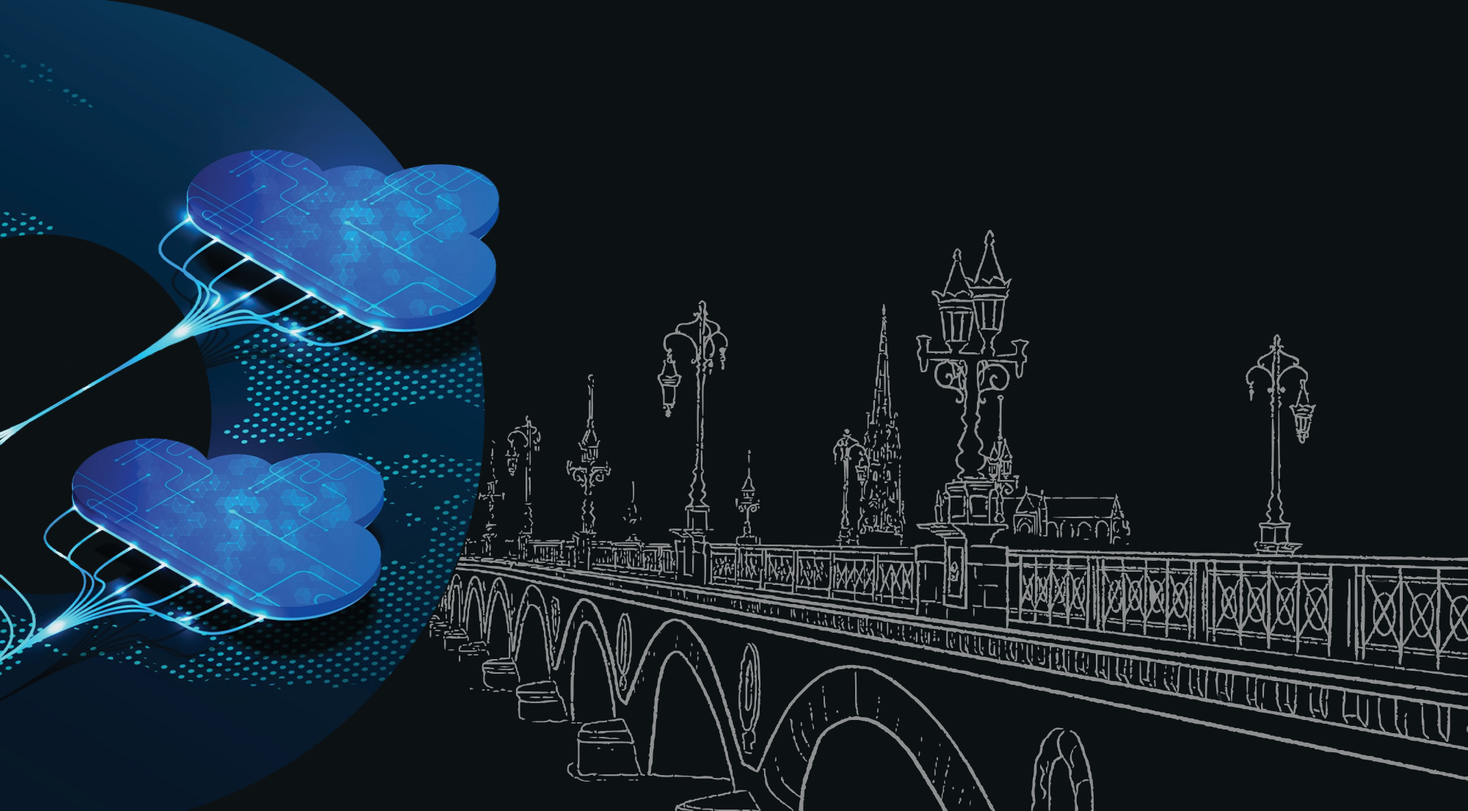
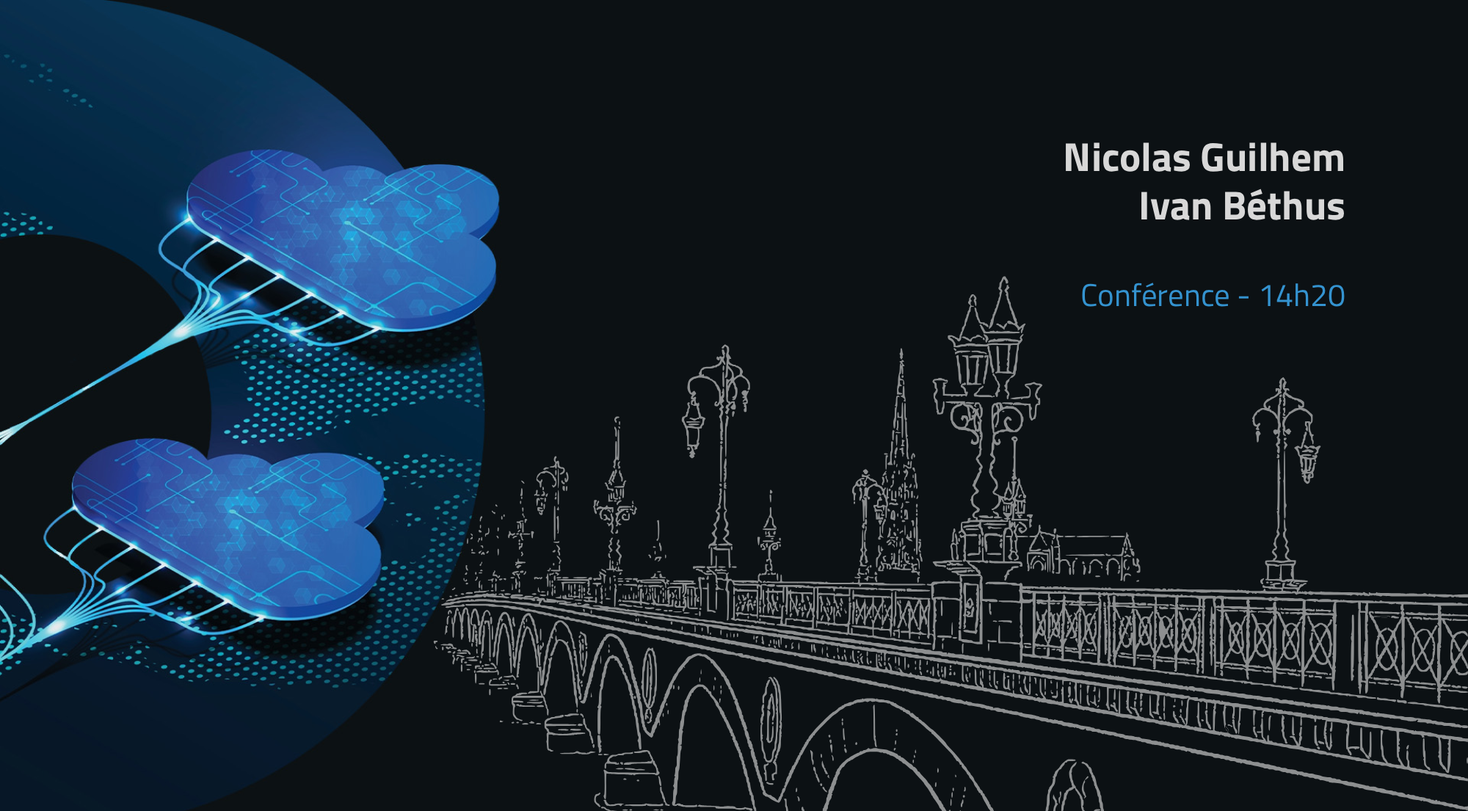
Before/after of a 1468x811 layered artwork. What changed in the layer stack:
added layer "Nicolas Guilhem Ivan Béthus Con" above "background_main_title" over [1066, 142, 1346, 307]
